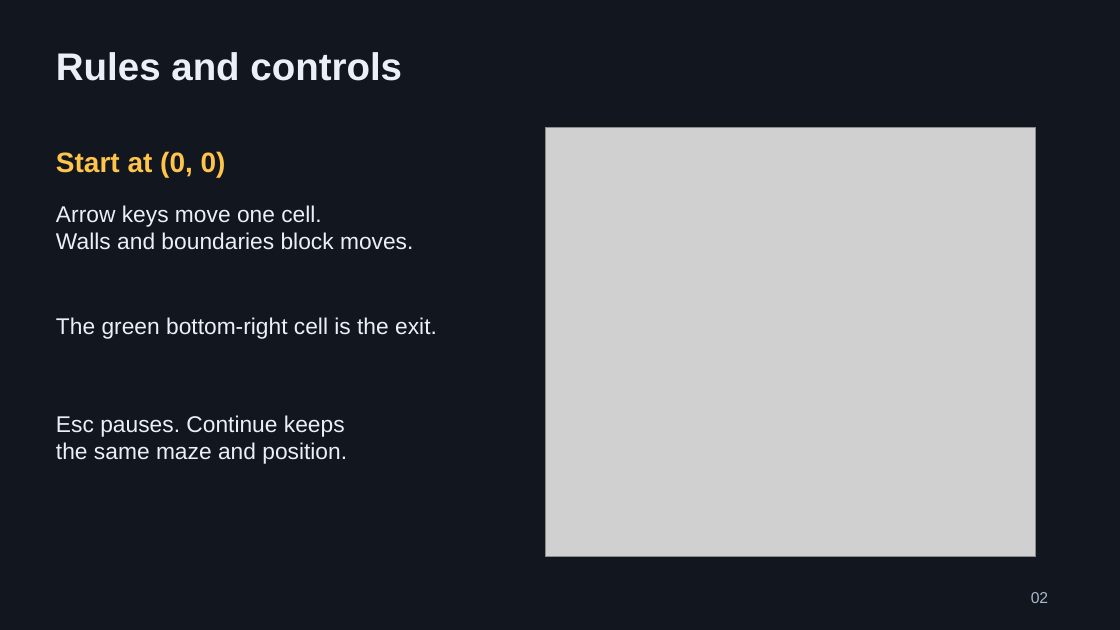
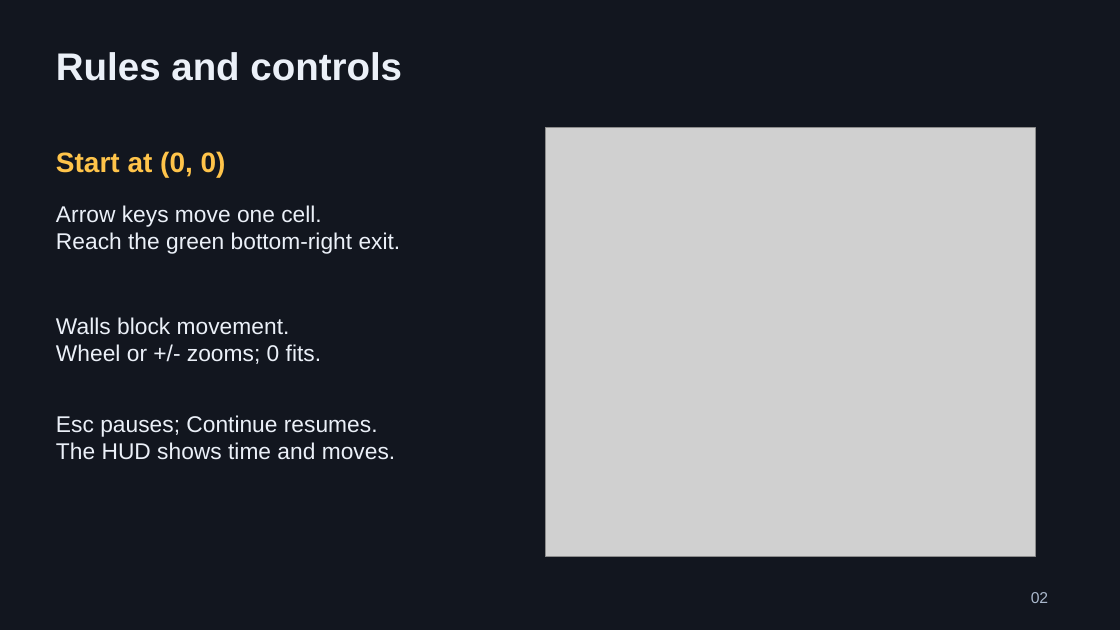
Before and after one commit to RMKolibarov24/NXRP, a slide deck: slide 2 of docs/NXRP_Defense.pptx. Drawn at 1120x630 pixels with LibreOffice and Linux fonts; fonts in the diff are those of the drawing; grey boxes stand for pictures. Boxes give left, top, right and bottom in pixels: in the first picture for what was removed or moved away, otherwise in the second. Text is boxed around its words. In the diff, an @@ line names an element or a change of style, - is before the commit and + after.

```diff
--- a/docs/NXRP_Defense.pptx
+++ b/docs/NXRP_Defense.pptx
@@ text at [56,232,401,254]: text changed @@
-Walls and boundaries block moves.
+Reach the green bottom-right exit.
@@ text at [56,317,321,364]: text changed @@
-The green bottom-right cell is the exit.
+Walls block movement.
+Wheel or +/- zooms; 0 fits.
@@ text at [56,415,395,460]: text changed @@
-Esc pauses. Continue keeps
-the same maze and position.
+Esc pauses; Continue resumes.
+The HUD shows time and moves.
```
Also in this commit, not shown: 8 other slides changed, 1 slide added, 1 slide removed, 5 other files.
